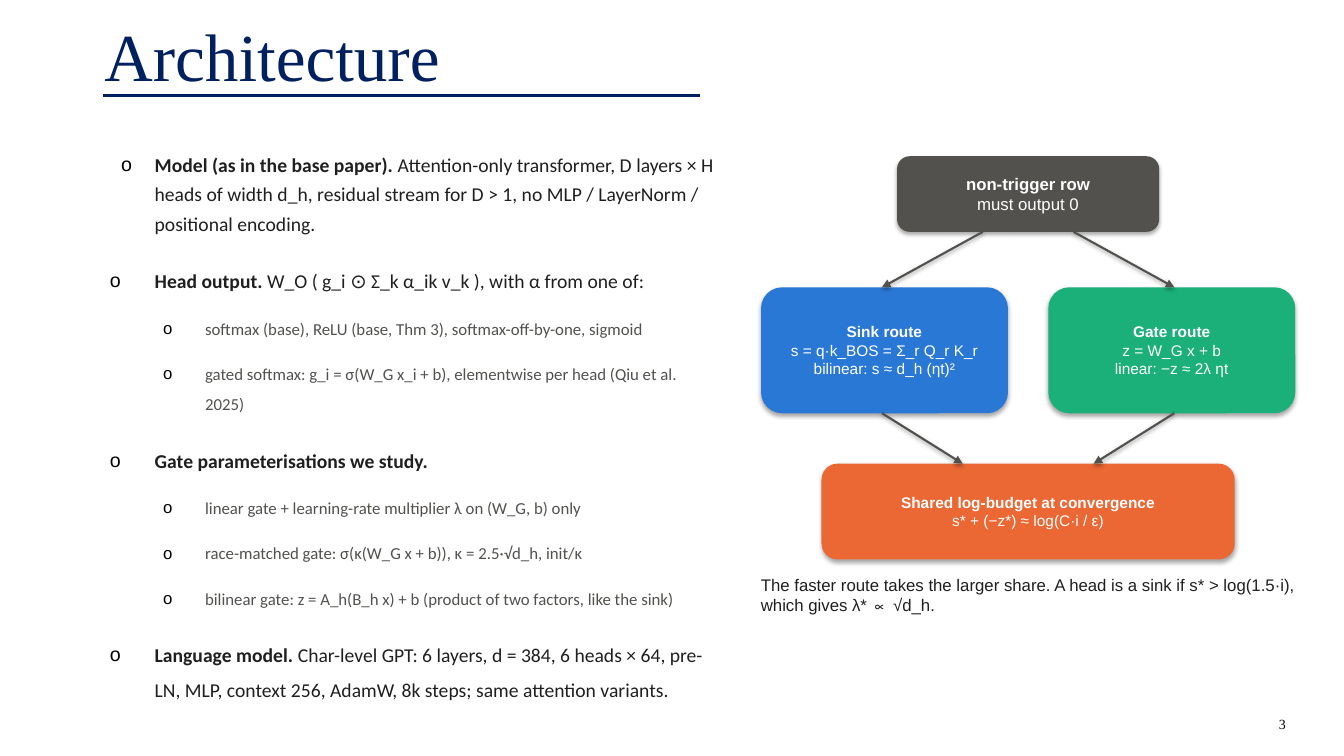
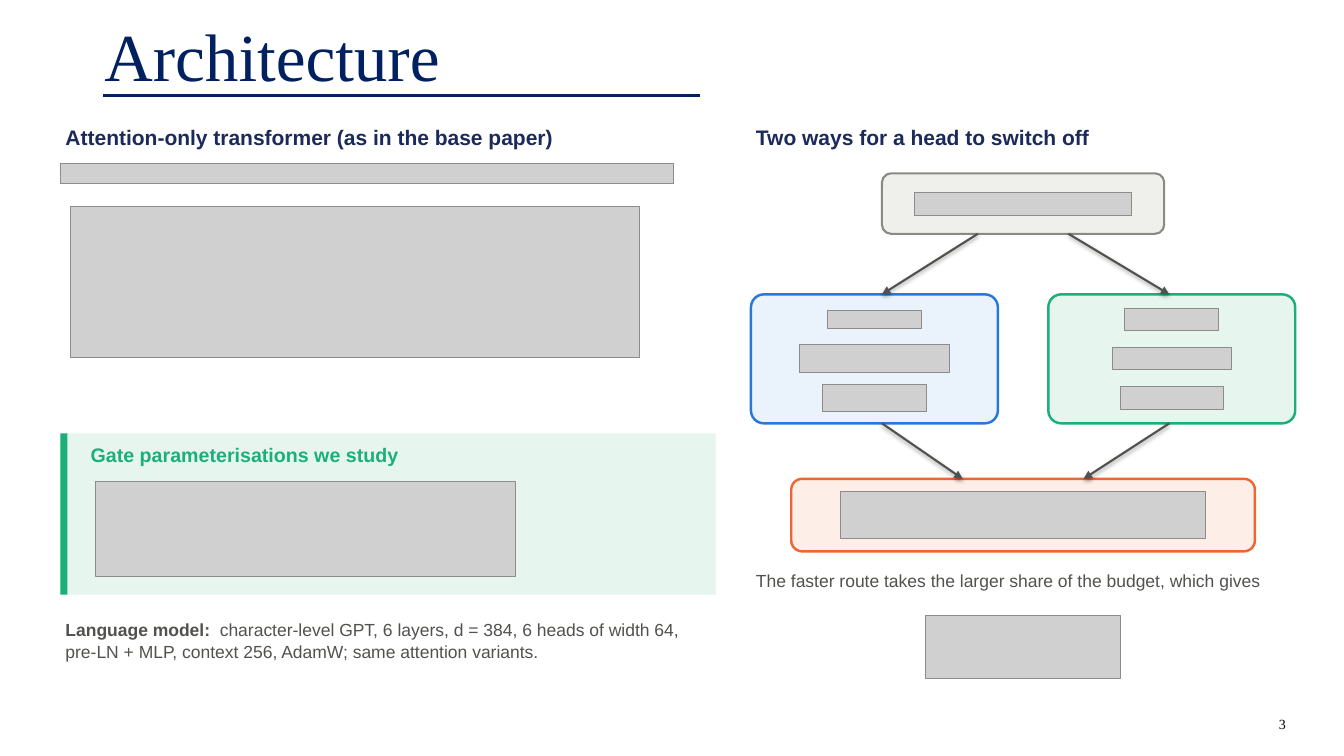
Before and after one commit to Adityakariwal/fllm-final-project, a slide deck: slide 3 of ppt/G28_presentation.pptx. Drawn at 1344x756 pixels with LibreOffice and Linux fonts; fonts in the diff are those of the drawing; grey boxes stand for pictures. Boxes give left, top, right and bottom in pixels: in the first picture for what was removed or moved away, otherwise in the second. Text is boxed around its words. In the diff, an @@ line names an element or a change of style, - is before the commit and + after.

```diff
--- a/ppt/G28_presentation.pptx
+++ b/ppt/G28_presentation.pptx
@@ text added at [65,129,552,150], 15 pt, text #1B2A5A, bold @@
+Attention-only transformer (as in the base paper)
@@ text added at [756,129,1089,150], 15 pt, text #1B2A5A, bold @@
+Two ways for a head to switch off
@@ picture added at [60,163,674,184] @@
@@ subtitle removed at [155,157,713,700] @@
-o Model (as in the base paper). Attention-only transformer, D layers × H heads of width d_h, residual stream for D > 1, no MLP / LayerNorm / positional encoding.
-o Head output. W_O ( g_i ⊙ Σ_k α_ik v_k ), with α from one of:
-  o softmax (base), ReLU (base, Thm 3), softmax-off-by-one, sigmoid
-  o gated softmax: g_i = σ(W_G x_i + b), elementwise per head (Qiu et al. 2025)
-o Gate parameterisations we study.
-  o linear gate + learning-rate multiplier λ on (W_G, b) only
-  o race-matched gate: σ(κ(W_G x + b)), κ = 2.5·√d_h, init/κ
-  o bilinear gate: z = A_h(B_h x) + b (product of two factors, like the sink)
-o Language model. Char-level GPT: 6 layers, d = 384, 6 heads × 64, pre-LN, MLP, context 256, AdamW, 8k steps; same attention variants.
@@ rounded rectangle added at [882,173,1165,234], fill #EFEFEC, outline #8A8984 1.5 pt @@
@@ rounded rectangle removed at [897,156,1159,232] @@
-non-trigger row
-must output 0
@@ picture added at [71,207,640,358] @@
@@ picture added at [914,193,1131,216] @@
@@ arrow moved from (983, 232) - (882, 287) to (978, 234) - (882, 294) @@
@@ arrow moved from (1074, 232) - (1175, 287) to (1069, 234) - (1170, 294) @@
@@ rounded rectangle added at [751,294,998,423], fill #EAF2FC, outline #2A78D6 1.75 pt @@
@@ rounded rectangle removed at [761,287,1008,413] @@
-Sink route
-s = q·k_BOS = Σ_r Q_r K_r
-bilinear: s ≈ d_h (ηt)²
@@ rounded rectangle removed at [1049,287,1296,413] @@
-Gate route
-z = W_G x + b
-linear: −z ≈ 2λ ηt
@@ rounded rectangle added at [1049,294,1296,423], fill #E6F6EF, outline #1BAF7A 1.75 pt @@
@@ picture added at [828,311,922,330] @@
@@ picture added at [1125,309,1219,331] @@
@@ picture added at [800,345,950,373] @@
@@ picture added at [1112,348,1231,370] @@
@@ picture added at [823,384,927,411] @@
@@ picture added at [1121,387,1224,410] @@
@@ rectangle added at [60,434,716,595], fill #E6F6EF @@
@@ rectangle added at [60,434,68,595], fill #1BAF7A @@
@@ text added at [91,447,398,466], 14 pt, text #1BAF7A, bold @@
+Gate parameterisations we study
@@ arrow moved from (882, 413) - (963, 464) to (882, 423) - (963, 479) @@
@@ arrow moved from (1175, 413) - (1094, 464) to (1170, 423) - (1084, 479) @@
@@ rounded rectangle added at [791,479,1255,552], fill #FDEFE8, outline #EB6834 1.75 pt @@
@@ rounded rectangle removed at [822,464,1235,560] @@
-Shared log-budget at convergence
-s* + (−z*) ≈ log(C·i / ε)
@@ picture added at [96,482,516,577] @@
@@ picture added at [841,492,1206,539] @@
@@ text at [756,574,1260,591]: text changed; size 12 to 12.5 pt; text colour #1F1F1F to #52514E @@
-The faster route takes the larger share. A head is a sink if s* > log(1.5·i), which gives λ* ∝ √d_h.
+The faster route takes the larger share of the budget, which gives
@@ text added at [65,623,678,662], 12.5 pt, text #52514E @@
+Language model: character-level GPT, 6 layers, d = 384, 6 heads of width 64, pre-LN + MLP, context 256, AdamW; same attention variants.
@@ picture added at [927,616,1121,680] @@
```
Also in this commit, not shown: 5 other slides changed, 5 other files.
